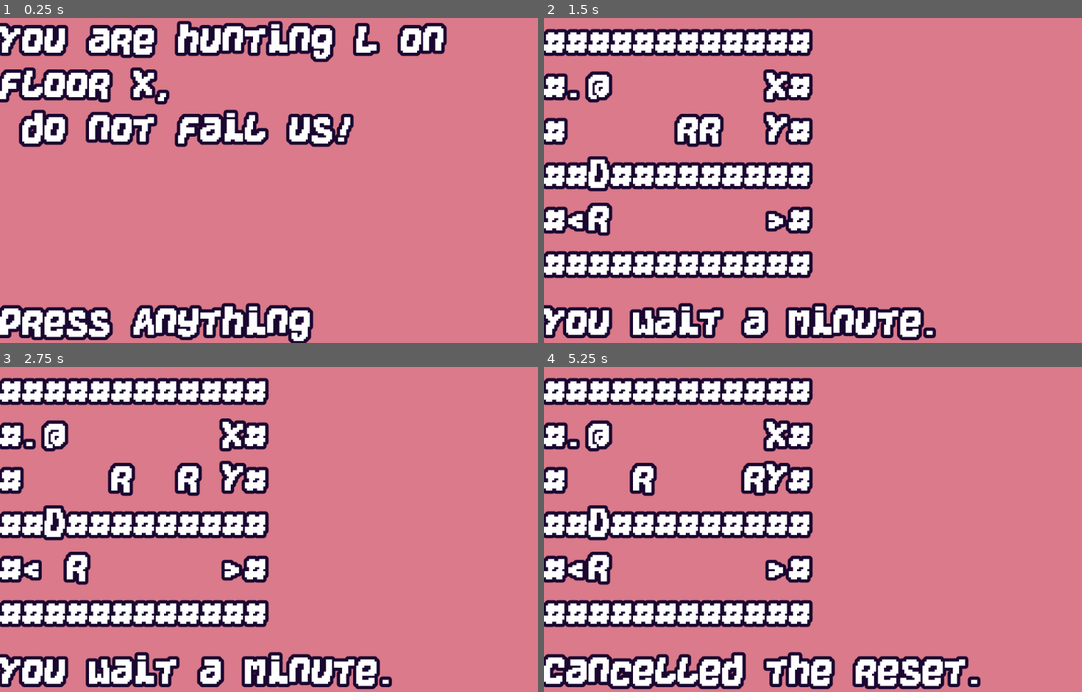
Above: before the commit, frames 1-4 (two rows, left to right).
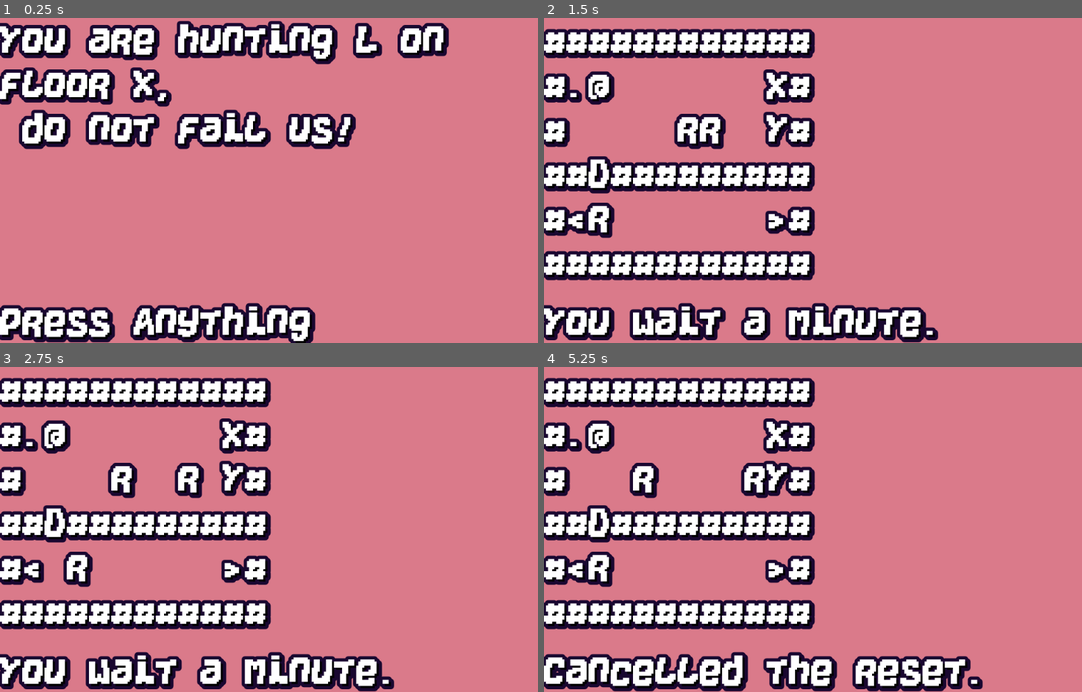
Above: after the commit, the same moments.

Repository: KaizNike/Defeating-User-Built-Dungeon
Game: Godot game, scene res://Main.tscn
Same seed, same stepped clock (60 frames per second), same inputs: the game is played once before the commit and once after it.
Inputs (mouse positions are in pixels of both pictures, inside the frame that each line leads up to):
- Up to frame 1 (0.25 s): no input
- Up to frame 2 (1.5 s): tap Enter at 0.5 s; move the mouse to (942, 164) at 0.52 s; hold Right (move_right) 0.53-1.28 s; hold Z (use_scroll) 0.53-1.28 s; tap . (wait) at 0.8, 1.35 s; tap R (reset) at 1.25 s; move the mouse to (710, 196) at 1.27 s; hold Page Down (ui_page_down) from 1.28 s (still down)
- Up to frame 3 (2.75 s): tap Z (use_scroll) at 1.55 s; tap R (reset) at 2 s; move the mouse to (333, 458) at 2.02 s; release Page Down (ui_page_down) at 2.03 s; hold Right (move_right) from 2.03 s (still down); hold Z (use_scroll) from 2.03 s (still down); tap . (wait) at 2.3 s
- Up to frame 4 (5.25 s): tap R (reset) at 2.75, 3.5, 5 s; move the mouse to (796, 594) at 2.77 s; release Right (move_right) at 2.78 s; release Z (use_scroll) at 2.78 s; hold Page Up (ui_page_up) 2.78-3.53 s; tap V (version_display) at 2.85 s; tap Z (use_scroll) at 3.05, 4.55 s; move the mouse to (990, 578) at 3.52 s; hold . (wait) 3.53-4.28 s; hold Left (move_left) 3.53-5.03 s; tap I (inventory) at 4.15 s; move the mouse to (656, 480) at 4.27 s; tap Shift at 4.35 s; move the mouse to (850, 529) at 5.02 s; hold Page Down (ui_page_down) from 5.03 s (still down); hold Z (use_scroll) from 5.03 s (still down)

The runs differ from the first frame. In frame 1, 5.7% of the frame differs, in the area x 0-84%, y 1-100%; in frame 2, 6.8%; in frame 3, 6.9%; in frame 4, 7.1%, in the area x 0-82%, y 4-100%.
Error before the commit: Invalid get index 'Inv' (on base: 'String'). (res://Main.gd:621)

Commit message:
0.8.0 - Inventory Upgrade + Level Adding Robustness
Inventory Scrolling,
Level Pasting from Clipboard,
Error Handling (Actors, Levels)

Diff:
--- a/Defeating User Built Dungeon/Main.gd
+++ b/Defeating User Built Dungeon/Main.gd
@@ -1,10 +1,10 @@
 extends Node
 
 # Major, Minor, Patch
-var version = [0, 7, 0, "-alpha"]
-# Latest - Week 6 + 7 Update - Inventory Update
-
-# Future ideas - Friendly or neutral mobs
+var version = [0, 8, 0, "-alpha"]
+# Latest - The Return, A Year Later - Inventory Upgrade + Level Adding Robustness
+
+# Future ideas - Friendly or neutral mobs, ghosts (spawn in reused rooms where player died), Pets
 
 onready var levelLabel = $VSplitContainer/LevelLabel
 onready var statusLabel = $VSplitContainer/StatusLabel
@@ -17,6 +17,9 @@
 var resetting = false
 var restarting = false
 var isDarkMode = false
+var pageSelect = false
+var currentPageShown = 1
+var numOfPages = 0
 var notificationType = "status"
 
 var save_vars = ["Player", "CurrentRoom", "Rooms"]
@@ -49,10 +52,12 @@
 const COLLIDES = ["#", "D", "X"]
 # "r" - Rat, "k" - Kobold, "g" - Goblin, "L" - Lich, "@" - Player, "x" - Crate, "c" - Chest
 const ENTITIES = ["r", "k", "g", "L", "@", "x", "c"]
-# "T" - Sword, "S" - Whip, "Z" - Scroll
-const WEAPONS = ["T", "S", "Z"]
+# "T" - Sword, "S" - Whip, "Z" - Scroll, "V" - Shovel, "B" - Bow, "E" - Trident
+const WEAPONS = ["T", "S", "Z", "V", "B", "E"]
 # "O" - Shield, "P" - Platemail, "B" - Boots
 const ARMORS = ["O", "P", "B"]
+# "-" - Arrow
+const PROJECTILES = ["-"]
 
 var item = {"Char": "", "Uses": 1, "Type": "Normal"}
 var scrollUse = ""
@@ -64,6 +69,9 @@
 
 var corpses = []
 var body = {"Loc": Vector2.ZERO, "Inv": [], "Desc": ""}
+
+var projectiles = []
+var projectile = {"Speed": 1, "Turns": 1, "Loc": Vector2.ZERO, "HP": 1, "DMG": 1, "Char": "-", "Behav": "MoveFoward", "Relation": "Dangerous"}
 
 func _ready():
 	randomize()
@@ -96,7 +104,7 @@
 
 func _actors_init(array):
 	for y in range(array.size()):
-		for x in range(array[0].size()):
+		for x in range(array[y].size()):
 			if array[y][x] in ENTITIES:
 				_being_init(Vector2(x,y),array[y][x])
 	if actors.size() > 1:
@@ -146,12 +154,41 @@
 #	print(actors)
 
 func _input(event):
+	if event is InputEventMouseMotion:
+		return
+	if (waiting and pageSelect) and (event.is_action_pressed("ui_page_down") or event.is_action_pressed("ui_page_up")):
+		if event.is_action_pressed("ui_page_down"):
+			if currentPageShown == numOfPages:
+				_show_inv(currentPageShown)
+			else:
+				_show_inv(currentPageShown + 1)
+			return
+		if event.is_action_pressed("ui_page_up"):
+			if currentPageShown == 1:
+				_show_inv(1)
+			else:
+				_show_inv(currentPageShown - 1)
+		return
 #	if event is InputEventKey and event.scancode == KEY_SHIFT:
 #		print("shift")
+#	print(_get_text_as_array(OS.clipboard))
 	if waiting and event.is_pressed():
+		pageSelect = false
 		waiting = false
 		_display_array(game_array)
 		_status_bar_update()
+		return
+	elif event.is_action_pressed("paste") and OS.clipboard:
+		var take = OS.clipboard
+		take = _clean_pasted_text(take)
+		print(take)
+		if not take:
+			return
+		if not levelChange:
+			Rooms[currentRoom] = take
+		else:
+			Rooms.append(take)
+		_change_level()
 		return
 	if event.is_action_pressed("version_display"):
 		statusLabel.text = "v " + str(version[0]) + "." + str(version[1]) + "." + str(version[2]) + version[3]
@@ -207,7 +244,7 @@
 		notiTimer.start()
 		return
 	elif event.is_action_pressed("inventory"):
-		_show_inv()
+		_show_inv(1)
 	elif event.is_action_pressed("heal"):
 		if _find_and_use_item("+", player):
 			statusLabel.text = "You heal to " + str(player.HP) + "."
@@ -215,7 +252,7 @@
 			statusLabel.text = "No healing in inventory!"
 		notiTimer.start()
 	elif event.is_action_pressed("use_scroll"):
-		if _find_and_use_item("Z", "player"):
+		if _find_and_use_item("Z", player):
 			if scrollUse == "Lightning":
 				var targetActor = {}
 				var closestDistance = 100
@@ -325,14 +362,14 @@
 func _show_save_deletion() -> void:
 #	var text = ""
 	var store = ""
-	for x in range(10):
+	for x in range(24):
 		var text = ""
 		for y in range(6):
 			text += store
 			if y < 6:
 				text += "\n"
 		levelLabel.text = text
-		yield(get_tree().create_timer(0.2),"timeout")
+		yield(get_tree().create_timer(0.1),"timeout")
 		store += "X"
 	return
 
@@ -419,6 +456,8 @@
 				return a
 		elif Actor.Behav == "Still":
 			continue
+		elif Actor.Behav == "Hunter":
+			continue
 		elif Actor.Behav == "Random":
 			var x = randi()%3-1
 			var y = 0
@@ -428,8 +467,8 @@
 			print(actorDir)
 #					var actorDir = Vector2(-1,0)
 			var actorLoc = Actor.Loc + actorDir
-#			if actorLoc.y > (a.size()-1) or actorLoc.x > (a.size()-1):
-#				continue
+			if actorLoc.x < 0 or actorLoc.x > array[0].size() - 1 or actorLoc.y < 0 or actorLoc.y > array.size() - 1:
+				continue
 			var Dest = a[actorLoc.y][actorLoc.x]
 			if Dest in ENTITIES:
 				var targetIndex = 0
@@ -554,20 +593,40 @@
 	return a
 	pass
 
-
-func _show_inv():
+func _show_inv(shownPage):
+	currentPageShown = shownPage
+	var items = 0
+	for Item in player.Inv:
+		items += 1
+	if items > 5:
+		var moreText = ""
+		var pages = items / 5
+		if items % 5 != 0:
+			pages += 1
+		pageSelect = true
+		if shownPage == pages:
+			moreText = " Page Up for more."
+		else:
+			moreText = " Page Down for more."
+		statusLabel.text = str(currentPageShown) + "/" + str(pages) + moreText
+		numOfPages = pages
 	var text = ""
-	var itemIndex = 0
+	var itemIndex = 1
+	print((shownPage * 5) - 5)
 	for Item in player.Inv:
-		if itemIndex > 5:
+		print(itemIndex)
+		if itemIndex < (shownPage * 5) - 5:
+			itemIndex += 1
+			continue
+		if itemIndex > (shownPage * 5):
 			break
 		var name = _get_item_name(Item.Char, Item.Type)
 		if not name:
 			continue
 		var line = name + " Uses: " + str(Item.Uses)
 		text += line
-		if itemIndex < 5:
-			text += "\n"
+		text += "\n"
+		itemIndex += 1
 	if not text:
 		text = "Your inventory is empty!"
 	levelLabel.text = text
@@ -658,7 +717,6 @@
 		return
 	containerInv.append(Item)
 
-
 func _files_dropped(files, screen):
 	var fileIndex = 0
 	var extensions = "txt"
@@ -680,28 +738,46 @@
 		var index = 1
 		levelLabel.text = ""
 		var textLength = 0
+		var longestTextLength = 0
 		var ifFailed = false
+		while not f.eof_reached():
+			if index > 6:
+				$VSplitContainer/StatusLabel.text = "Max Rows: 6."
+				$NotificationTimer.start()
+				break
+			var line = f.get_line()
+			if line.length() > 24:
+				$VSplitContainer/StatusLabel.text = "Max Columns: " + str(line.length()) + "/24."
+				$NotificationTimer.start()
+				ifFailed = true
+				break
+			if index == 1:
+				longestTextLength = line.length()
+			else:
+				if line.length() > longestTextLength:
+					longestTextLength = line.length()
+			index += 1
+		f.close()
+		if ifFailed:
+			continue
+		f = File.new()
+		index = 1
+		f.open(file,File.READ)
 		while not f.eof_reached():
 			if index > 6:
 				break
 			var line = f.get_line()
-			if index == 1:
-				textLength = line.length()
-			else:
-				if line.length() != textLength:
-					ifFailed = true
-					break
-			print(line + str(index))
-			if index < 6:
-				line += "\n"
+			if line.length() < longestTextLength:
+				for space in range(longestTextLength - line.length()):
+					line += " "
+			print(str(index) + ": " + line)
+			line += "\n"
 			data += line
 #			levelLabel.text += line
 #			if index < 6:
 #				levelLabel.text += "\n"
 			index += 1
 		f.close()
-		if ifFailed:
-			continue
 		print(data)
 		if fileIndex == 0 and levelChange:
 			Rooms.append(data)
@@ -729,6 +805,10 @@
 	var store = ""
 	if currentRoom == 9:
 		store = RoomsStore[1]
+		if Rooms.size() > 9:
+			Rooms[9] = store
+		else:
+			Rooms.append(store)
 	else:
 		store = Rooms[currentRoom]
 
@@ -738,12 +818,17 @@
 	actors.clear()
 	_actors_init(game_array)
 	_display_array(game_array)
-	_status_bar_update()
+	if $NotificationTimer.is_stopped():
+		_status_bar_update()
 	pass
 
 func _get_text_as_array(text : String):
 	var a = []
 	var c = text.split("\n", false)
+	var longestTextLength = 0
+	for line in c:
+		if line.length() > longestTextLength:
+			longestTextLength = line.length()
 #	print(c)
 	for line in c:
 		var A = []
@@ -752,6 +837,9 @@
 		for Char in line:
 			A.append(Char)
 #			print(Char)
+		if longestTextLength > line.length():
+			for spot in range(longestTextLength - line.length()):
+				A.append(" ")
 		a.append(A)
 #	print(a)
 	return a
@@ -792,7 +880,31 @@
 		text += " "
 		statusLabel.text = text
 
-
+func _clean_pasted_text(text:String) -> String:
+	var c = text.split("\r\n", false)
+	var longestTextLength = 0
+	var index = 1
+	var returnValue = ""
+	for line in c:
+		if line.length() > longestTextLength:
+			longestTextLength = line.length()
+			if longestTextLength > 24:
+				$VSplitContainer/StatusLabel.text = "Max Columns: " + str(longestTextLength) + "/24"
+				$NotificationTimer.start()
+				return ""
+	for line in c:
+		if line.length() < longestTextLength:
+			for spot in range(longestTextLength - line.length()):
+				line += " "
+		if index < 7:
+			returnValue += line + "\n"
+		else:
+			$VSplitContainer/StatusLabel.text = "Max Rows: 6"
+			$NotificationTimer.start()
+			break
+		index += 1
+
+	return returnValue
 
 func _on_NotificationTimer_timeout():
 	match notificationType:
--- a/Defeating User Built Dungeon/Main.tscn
+++ b/Defeating User Built Dungeon/Main.tscn
@@ -21,12 +21,15 @@
 margin_bottom = 521.0
 size_flags_vertical = 3
 custom_fonts/font = ExtResource( 2 )
+custom_colors/font_color_shadow = Color( 0, 0, 0, 1 )
+custom_constants/shadow_offset_x = 4
+custom_constants/shadow_offset_y = 4
 text = "XXXXXXXXXXXX
 X..........X
 X..........X
 XXDXXXXXXXXX
 X..........X
-XXXXXXXXXXXX"
+########################"
 autowrap = true
 clip_text = true
 
@@ -35,6 +38,9 @@
 margin_right = 1024.0
 margin_bottom = 600.0
 custom_fonts/font = ExtResource( 2 )
+custom_colors/font_color_shadow = Color( 0, 0, 0, 1 )
+custom_constants/shadow_offset_x = 4
+custom_constants/shadow_offset_y = 4
 text = "1 . . . . . . . . X"
 
 [node name="NotificationTimer" type="Timer" parent="."]
--- a/Defeating User Built Dungeon/project.godot
+++ b/Defeating User Built Dungeon/project.godot
@@ -86,6 +86,11 @@
 "events": [ Object(InputEventKey,"resource_local_to_scene":false,"resource_name":"","device":0,"alt":false,"shift":false,"control":false,"meta":false,"command":false,"pressed":false,"scancode":73,"unicode":0,"echo":false,"script":null)
  ]
 }
+paste={
+"deadzone": 0.5,
+"events": [ Object(InputEventKey,"resource_local_to_scene":false,"resource_name":"","device":0,"alt":false,"shift":false,"control":true,"meta":false,"command":true,"pressed":false,"scancode":86,"unicode":0,"echo":false,"script":null)
+ ]
+}
 
 [physics]
 
